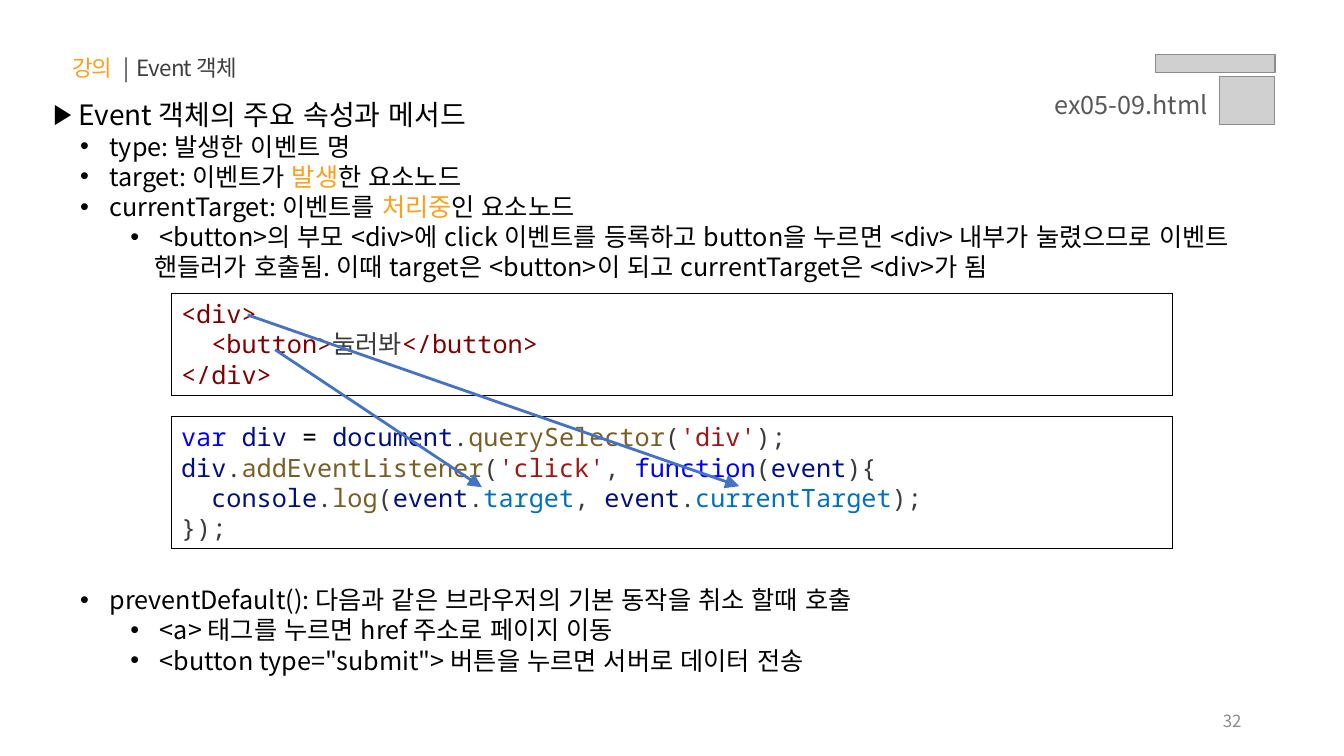
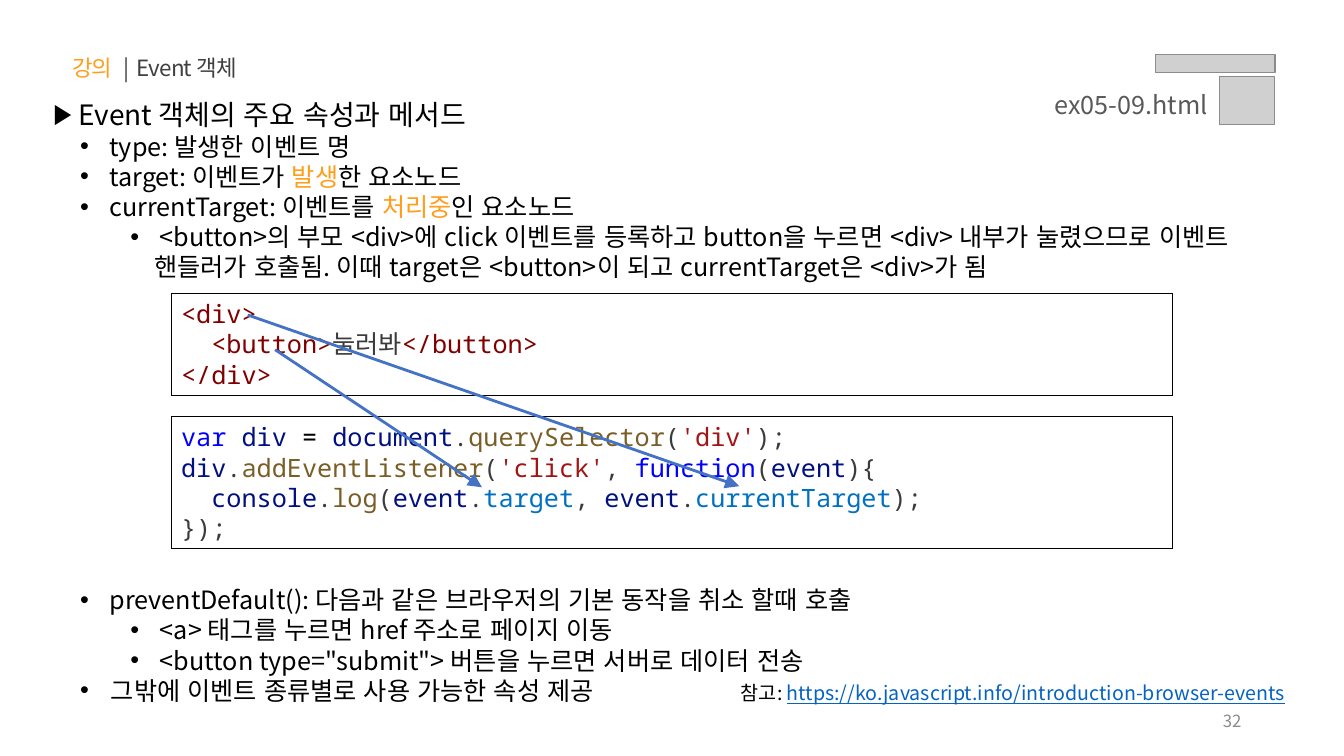
Before and after one commit to yebin-jeong/learn-js, a slide deck: slide 32 of PPT/05.자바스크립트 - 클라이언트 사이드(Event, DOM, Ajax, Web APIs).pptx. Drawn at 1344x756 pixels with LibreOffice and Linux fonts; fonts in the diff are those of the drawing; grey boxes stand for pictures. Boxes give left, top, right and bottom in pixels: in the first picture for what was removed or moved away, otherwise in the second. Text is boxed around its words. In the diff, an @@ line names an element or a change of style, - is before the commit and + after.

Commit message:
📝 5강 이벤트 추가

```diff
--- a/PPT/05.자바스크립트 - 클라이언트 사이드(Event, DOM, Ajax, Web APIs).pptx
+++ b/PPT/05.자바스크립트 - 클라이언트 사이드(Event, DOM, Ajax, Web APIs).pptx
@@ text at (111,674,593,702): paragraph added @@
+  • 그밖에 이벤트 종류별로 사용 가능한 속성 제공
@@ text added at (741,683,1285,705), 14 pt, text #0563C1, underline @@
+참고: https://ko.javascript.info/introduction-browser-events
```
Also in this commit, not shown: 32 other slides changed.
